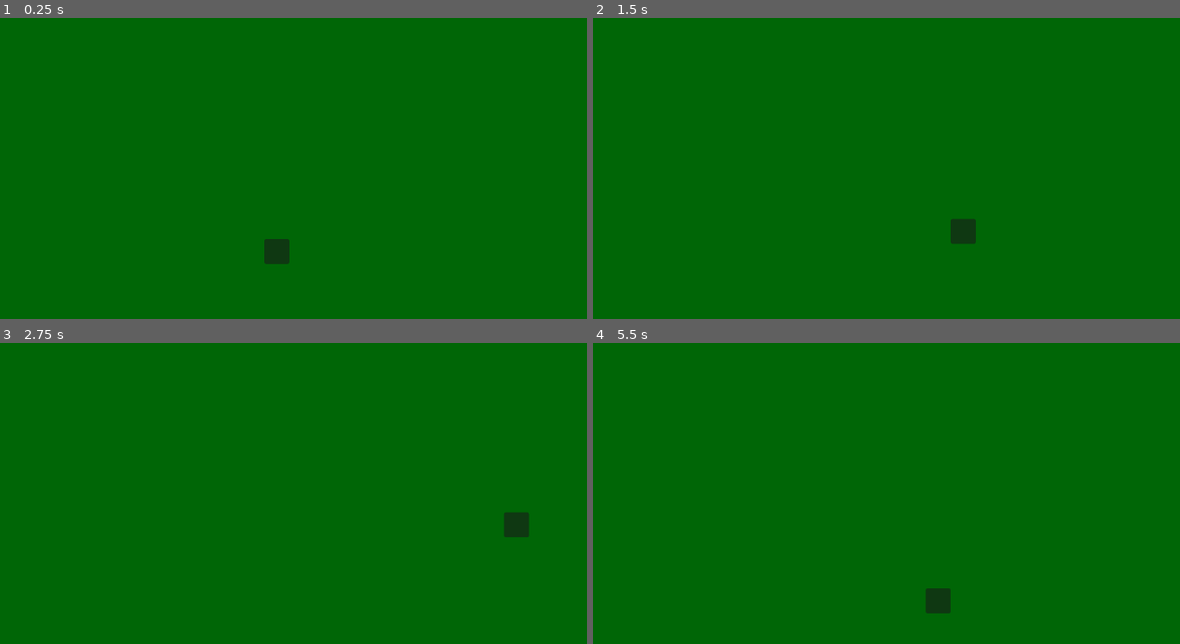
Above: before the commit, frames 1-4 (two rows, left to right).
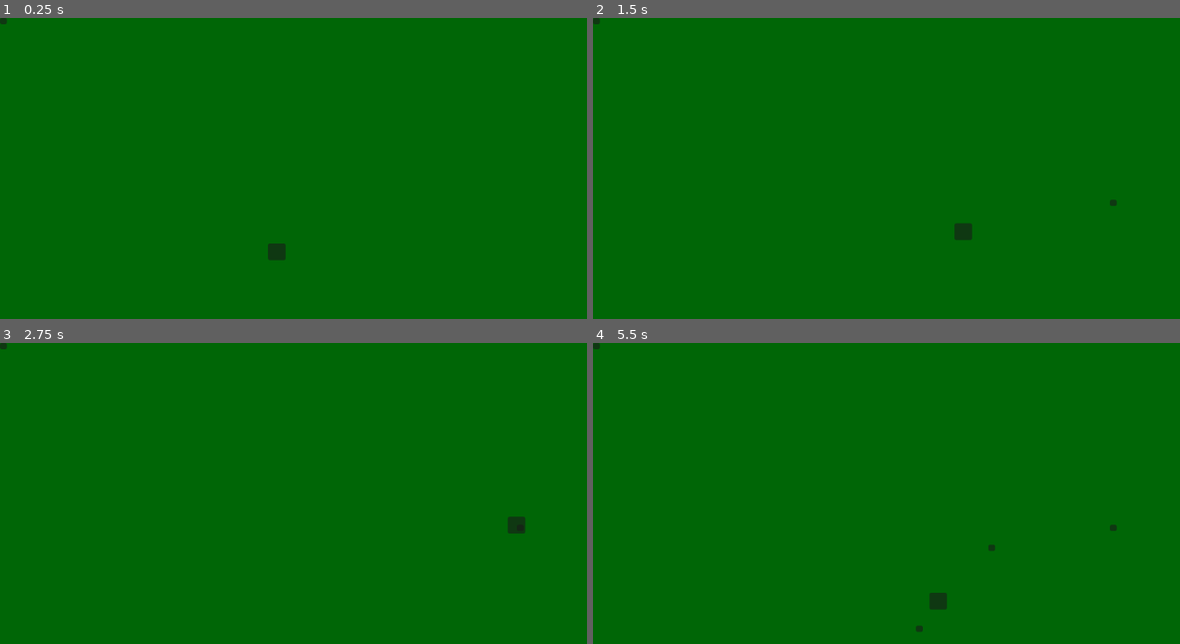
Above: after the commit, the same moments.

Repository: BuggyOffmoz/Pilot_test
Game: Godot game, scene res://Scenes/World/Test_world/TestSecene.tscn
The game is run twice, just before and just after one commit, with the same random seed, the same clock (stepped at 60 frames per second) and the same inputs. The project has no main scene, so this scene is started directly.
Inputs (mouse positions are in pixels of both pictures, inside the frame that each line leads up to):
- Up to frame 1 (0.25 s): no input
- Up to frame 2 (1.5 s): tap Enter at 0.5 s; move the mouse to (1109, 198) at 0.52 s; click (1109, 198) at 0.67 s; move the mouse to (810, 240) at 1.27 s; click (810, 240) at 1.42 s
- Up to frame 3 (2.75 s): move the mouse to (428, 457) at 2.02 s; click (428, 457) at 2.17 s
- Up to frame 4 (5.5 s): move the mouse to (915, 625) at 2.77 s; click (915, 625) at 2.92 s; move the mouse to (1168, 604) at 3.52 s; click (1168, 604) at 3.67 s; move the mouse to (733, 484) at 4.27 s; click (733, 484) at 4.42 s; tap Space at 5 s; move the mouse to (986, 544) at 5.02 s; click (986, 544) at 5.17 s

The runs differ from the first frame. In frame 1, 0.2% of the frame differs, in the area x 0-50%, y 0-82%; in frame 2, 0.2%; in frame 3, 0.2%; in frame 4, 0.3%, in the area x 0-90%, y 0-96%.

Commit message:
last work in Player Movement
Cree el sistema para dibujar una linea
y también para que el player la recorriese una vez que termines de dibujarla.

Diff:
--- a/Scenes/Draw_Line/Draw_Line.tscn
+++ b/Scenes/Draw_Line/Draw_Line.tscn
@@ -8,3 +8,8 @@
 [node name="Line" type="Line2D" parent="."]
 width = 5.0
 default_color = Color(1, 0, 0, 1)
+
+[node name="Panel" type="Panel" parent="."]
+offset_right = 11.0
+offset_bottom = 10.0
+pivot_offset = Vector2(5, 5)
--- a/Scenes/Draw_Line/Draw_LineSCRIPT.gd
+++ b/Scenes/Draw_Line/Draw_LineSCRIPT.gd
@@ -7,10 +7,11 @@
 
 
 # CONSTANTS---------------------------------------------------------------------
-
+const MAX_OF_POINTS = 15
 
 # BOOLEANS----------------------------------------------------------------------
 var its_possible_to_draw = true
+var limit = false
 var is_draw = false
 var finish_draw = false
 
@@ -19,6 +20,7 @@
 var distanceY
 
 # ARRAYS------------------------------------------------------------------------
+var distance
 var points_of_directions_array: Array[Vector2]
 
 # VECTORS ----------------------------------------------------------------------
@@ -52,7 +54,9 @@
 
 
 
+
 func _process(delta):
+
 	if is_draw == true:
 		try_create_point()
 	elif is_draw == false:
@@ -63,20 +67,61 @@
 	var last_point_position = points_of_directions_array.size() - 1
 	var mouse_position = get_global_mouse_position()
 	if points_of_directions_array.is_empty():
-		points_of_directions_array.append(get_global_mouse_position())
+		points_of_directions_array.insert(0,get_global_mouse_position())
 		asign_first_point_line()
 	else:
-		distanceX = points_of_directions_array[last_point_position].x - mouse_position.x
-		distanceX = abs(distanceX)
-		distanceY = points_of_directions_array[last_point_position].y - mouse_position.y
-		distanceY = abs(distanceY)
+		distance = points_of_directions_array[last_point_position] - mouse_position
+#		distanceX = points_of_directions_array[last_point_position].x - mouse_position.x
+#		distanceX = abs(distanceX)
+#		distanceY = points_of_directions_array[last_point_position].y - mouse_position.y
+#		distanceY = abs(distanceY)
+		verify_amount_of_points()
 		verify_distance()
 
 
 
+func verify_amount_of_points():
+	if points_of_directions_array.size() >= MAX_OF_POINTS:
+		limit = true
+	else:
+		pass
+
 func verify_distance():
-	if distanceX >= 15 or distanceY >= 15:
+	distance = fix_distance(distance)
+#	var mouse_velocity_fixed = fix_distance(Input.get_last_mouse_velocity())
+
+
+#	if mouse_velocity_fixed.x >= 500 and limit == false:
+#		create_new_point(last_correct_mouse_position)
+#	elif mouse_velocity_fixed.x < 500 and limit == false:
+#		last_correct_mouse_position = get_global_mouse_position()
+
+
+#	if mouse_velocity_fixed.y >= 500 and limit == false:
+#		create_new_point(last_correct_mouse_position)
+#	elif mouse_velocity_fixed.y < 500 and limit == false:
+#		last_correct_mouse_position = get_global_mouse_position()
+
+	if distance.x >= 15 and limit == false:
 		create_new_point()
+	elif distance.y >= 15 and limit == false:
+		create_new_point()
+
+
+func fix_distance(aux_vector: Vector2):
+	var fixed_distance: Vector2
+	fixed_distance = aux_vector
+	if aux_vector.x < 0:
+		fixed_distance.x *= -1
+	else:
+		pass
+
+	if aux_vector.y < 0:
+		fixed_distance.y *= -1
+	else:
+		pass
+
+	return(fixed_distance)
 
 
 func create_new_point():
@@ -87,19 +132,28 @@
 func asign_first_point_line():
 	var glogal_to = points_of_directions_array[0]
 	var local_position = $Line.to_local(glogal_to)
-	$Line.set_point_position(0,local_position)
+	$Line.add_point(local_position,0)
 
 
 
 func create_new_line_point():
-	var last_point_position = points_of_directions_array.size() - 1
+	var last_point_position = (points_of_directions_array.size() - 1)
 	var glogal_to = points_of_directions_array[last_point_position]
 	var local_position = $Line.to_local(glogal_to)
 	$Line.add_point(local_position,last_point_position)
 
 
+func show_points():
+	for x in points_of_directions_array:
+		var new_point = $Panel.duplicate()
+		new_point.global_position = x
+		self.add_child(new_point)
+
+
 func share_position_array():
 	if finish_draw == true and is_draw == false:
+		show_points()
+		#pass
 		dog_player_reference.set_direction_points_array(points_of_directions_array)
 		#points_of_directions_array.clear()
 		#clear_line()
@@ -108,5 +162,6 @@
 func clear():
 	points_of_directions_array.clear()
 	$Line.clear_points()
+	limit = false
 
 # SIGNALS-----------------------------------------------------------------------
--- a/Scenes/Player/BasicDog.tscn
+++ b/Scenes/Player/BasicDog.tscn
@@ -6,7 +6,7 @@
 script = ExtResource("1_xcfx3")
 
 [node name="Panel" type="Panel" parent="."]
-offset_left = -20.0
-offset_top = -20.0
-offset_right = 20.0
-offset_bottom = 20.0
+offset_left = -14.0
+offset_top = -13.0
+offset_right = 14.0
+offset_bottom = 14.0
--- a/Scenes/Player/BasicDogSCRIPT.gd
+++ b/Scenes/Player/BasicDogSCRIPT.gd
@@ -11,6 +11,7 @@
 # BOOLEANS----------------------------------------------------------------------
 var in_movement = false
 var next_point_distance = false
+var to_last_point = false
 var aux_int = 0
 # INTEGERS ---------------------------------------------------------------------
 var speed = 200
@@ -65,7 +66,8 @@
 
 func verify_distances():
 		var distance: Vector2 = self.global_position - next_point
-		if distance.abs() <= Vector2(2,2):
+		distance = fix_distance(distance)
+		if distance.x <= 2 and distance.y <= 2:
 			aux_int += 1
 			if aux_int >= points_of_directions.size():
 				finalize_line_path()
@@ -76,6 +78,20 @@
 
 
 
+func fix_distance(aux_vector: Vector2):
+	var fixed_distance: Vector2
+	fixed_distance = aux_vector
+	if aux_vector.x < 0:
+		fixed_distance.x *= -1
+	else:
+		pass
+
+	if aux_vector.y < 0:
+		fixed_distance.y *= -1
+	else:
+		pass
+
+	return(fixed_distance)
 func set_direction_points_array(aux_array_points: Array):
 	points_of_directions = aux_array_points
 	start_line_path()
